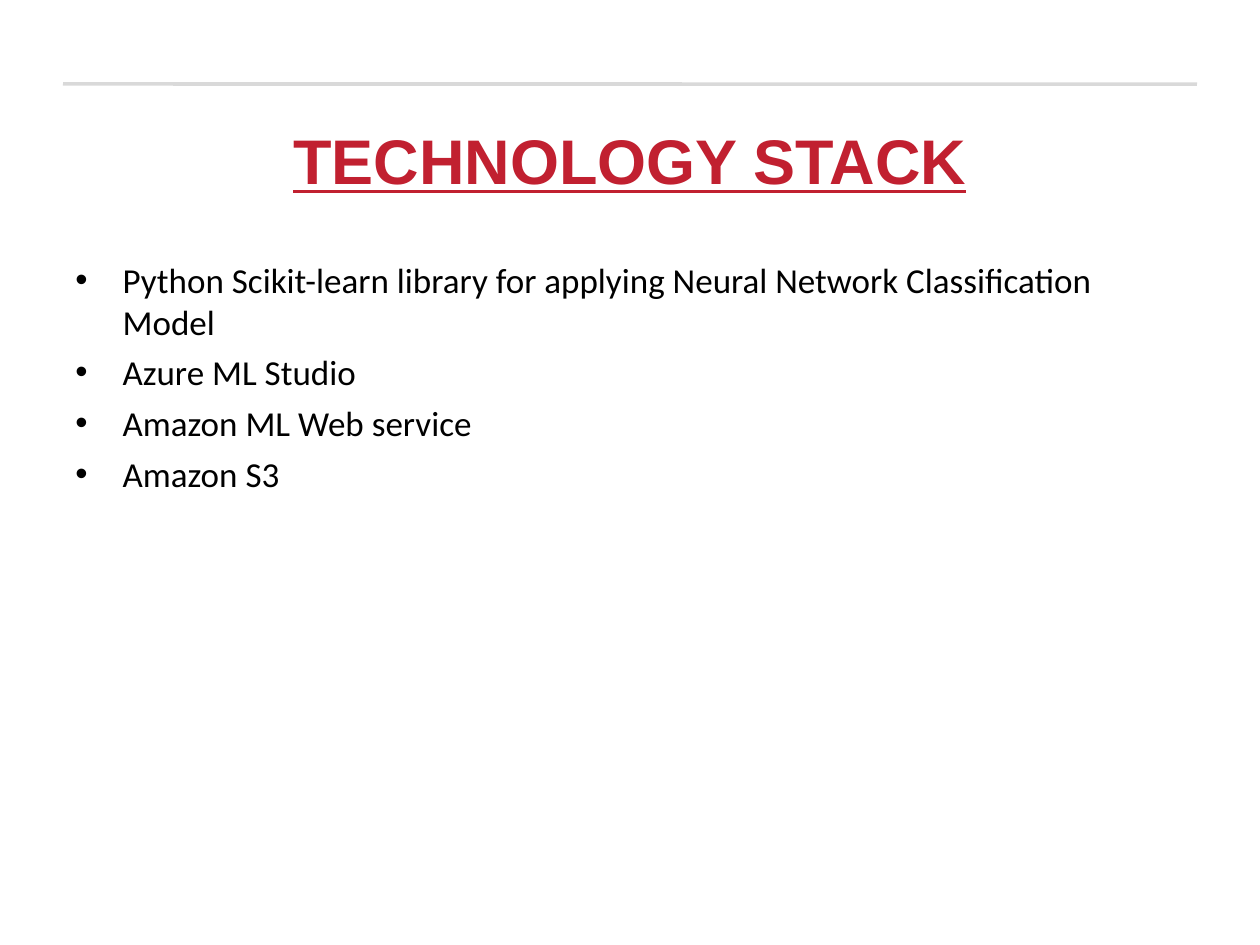
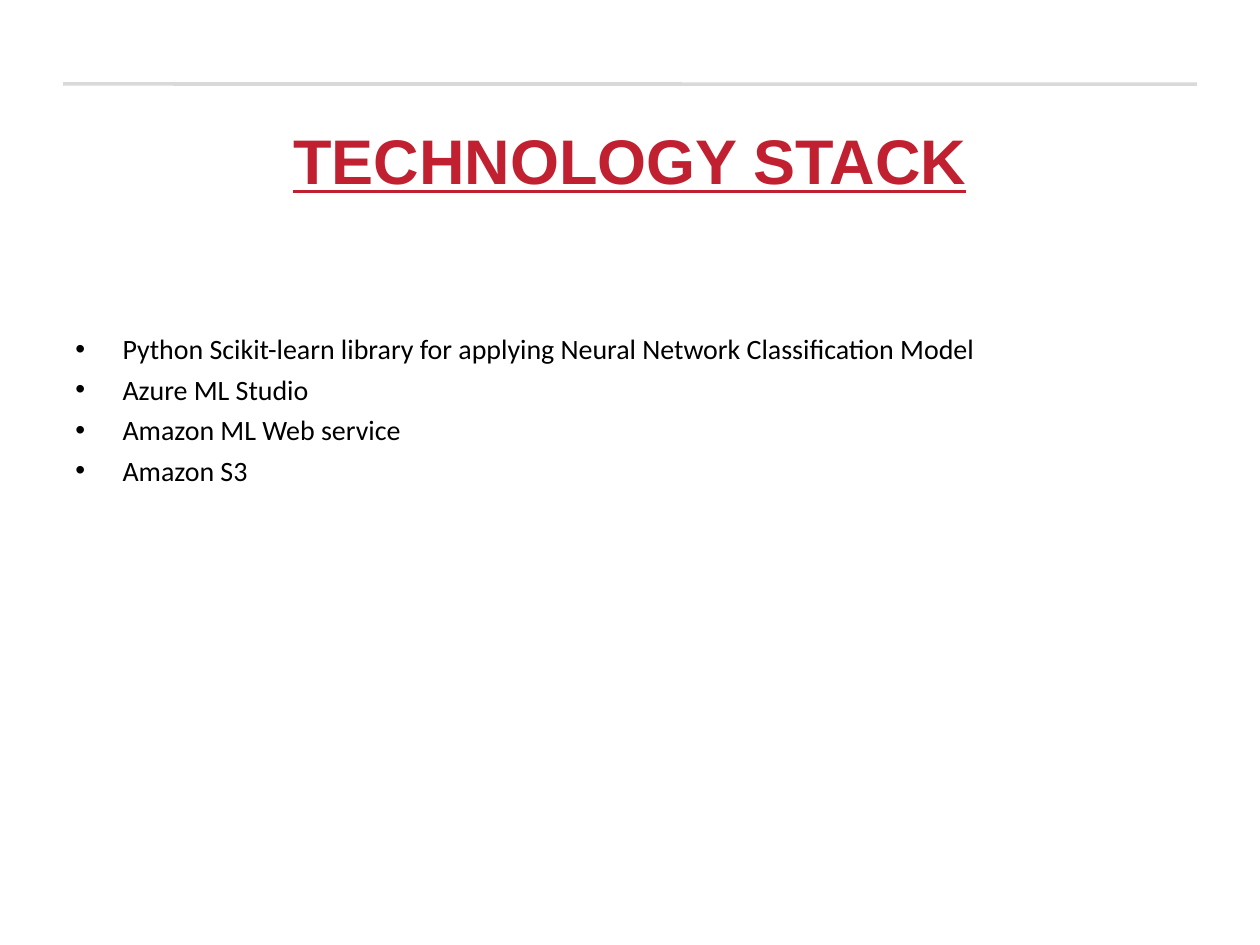
Before and after one commit to prashantvikramsingh/FAERS-FinalProject, a slide deck: slide 5 of Team_1_FinalProject.ppt. Drawn at 1260x945 pixels with LibreOffice and Linux fonts; fonts in the diff are those of the drawing; background and template pictures are left out. Boxes give left, top, right and bottom in pixels: in the first picture for what was removed or moved away, otherwise in the second. Text is boxed around its words. In the diff, an @@ line names an element or a change of style, - is before the commit and + after.

```diff
--- a/Team_1_FinalProject.ppt
+++ b/Team_1_FinalProject.ppt
@@ text "Python Scikit-learn library for applying ...": place and size @@
-text "Python Scikit-learn library for applying ..." at (123,268,1091,488)
+text "Python Scikit-learn library for applying ..." at (123,339,973,482)
@@ text "Python Scikit-learn library for applying ..." at (123,339,973,482): size 20 to 16 pt; less space between paragraphs @@
```
Also in this commit, not shown: 5 other slides changed, 1 other file.
